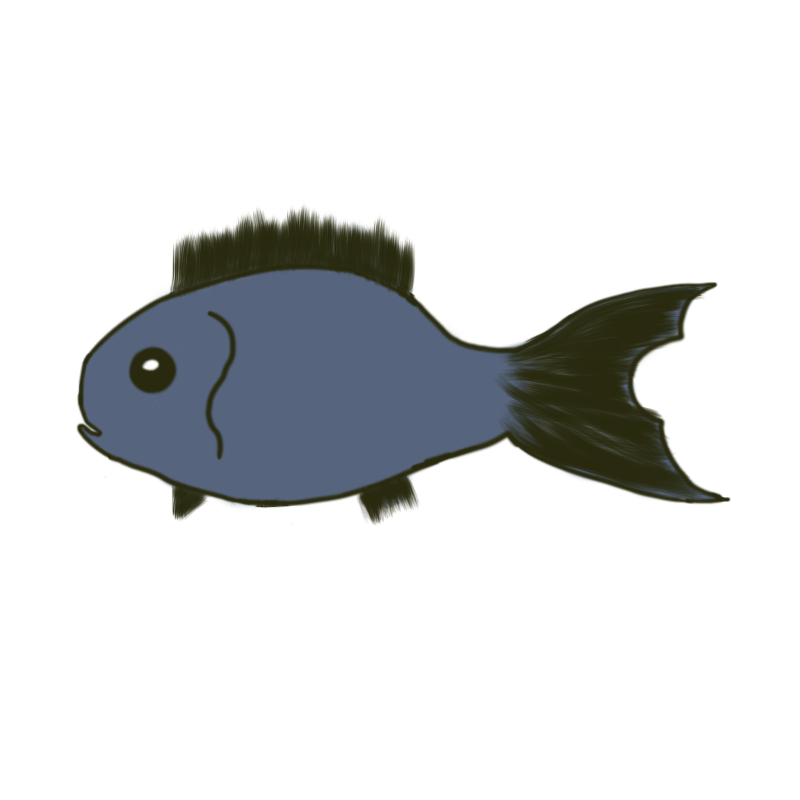
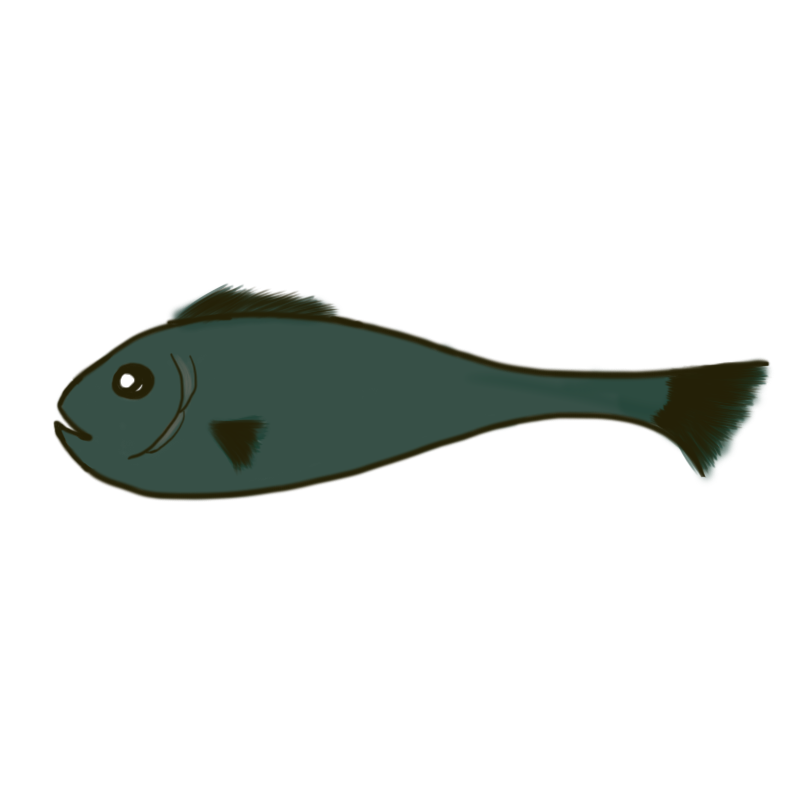
Revision of a layered 800 x 800 image; what changed, layer by layer:
hid "Fiisch_3" over 75, 203, 731, 526
hid "Farbe_3" over 77, 219, 720, 517
showed "Fisch_1" over 52, 285, 773, 502
showed "Farbe" over 54, 282, 773, 503
